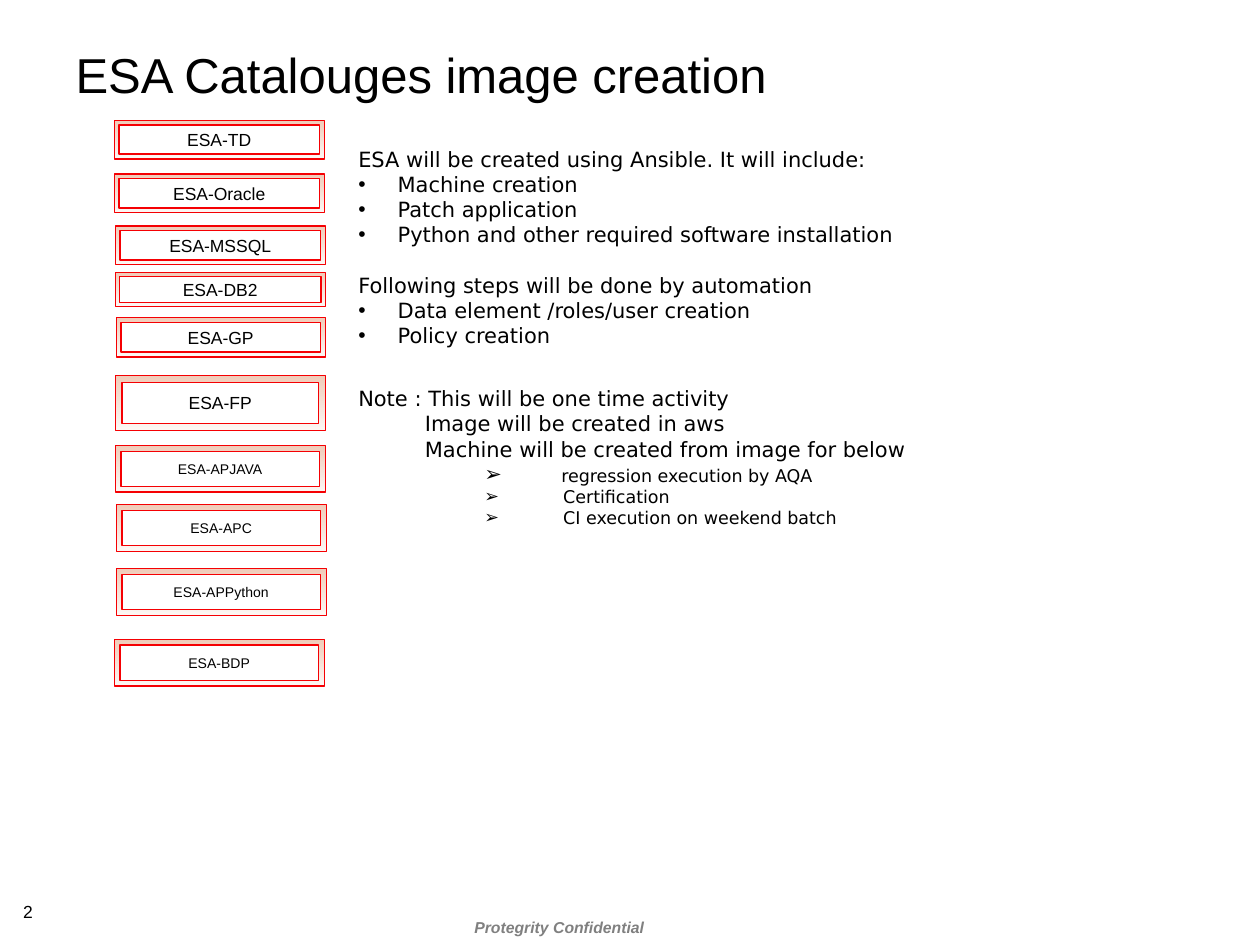
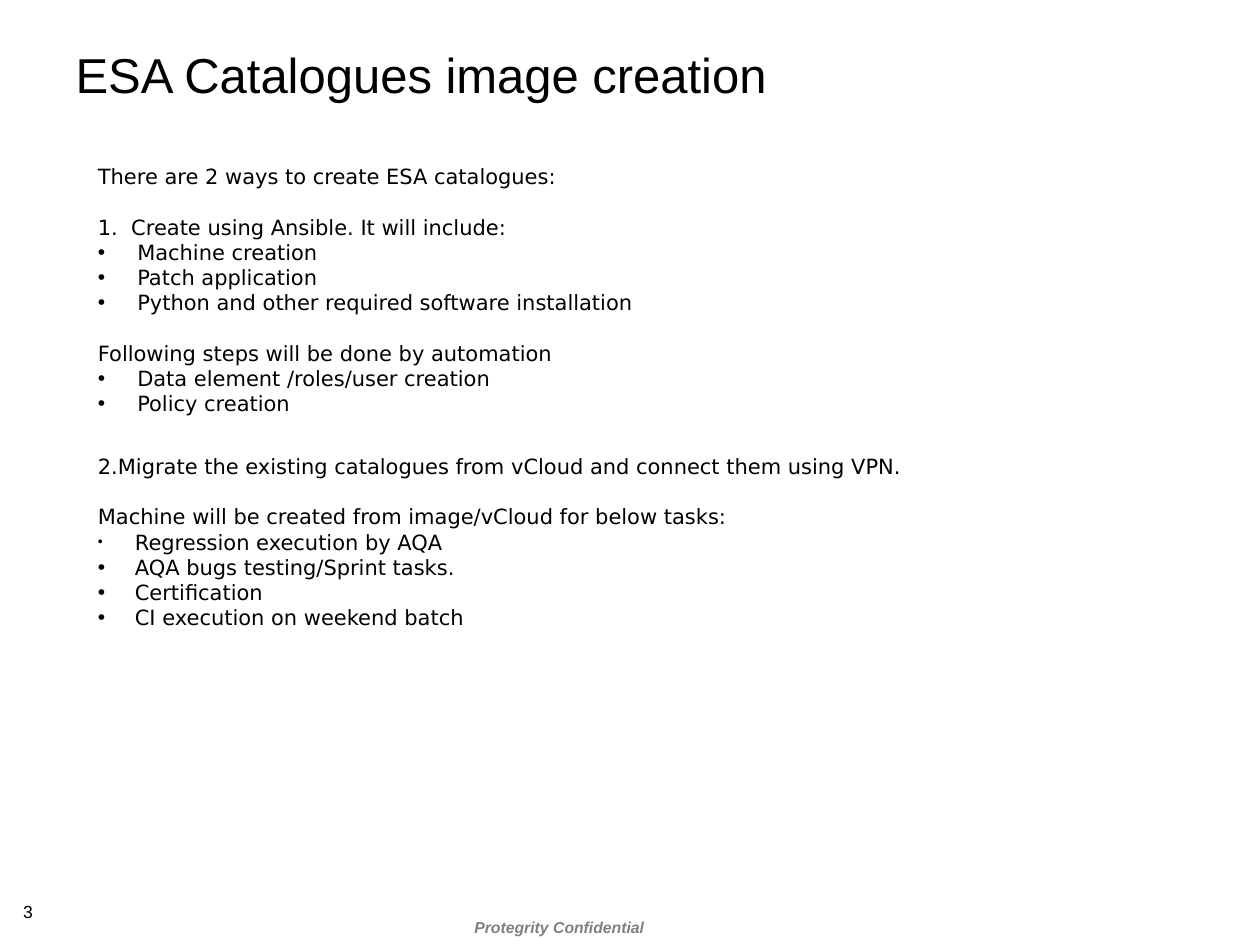
Before and after one commit to nalinigupta04/AQA, a slide deck: slide 3 of AQAFrameworkRestructure.pptx (slide 2 before the commit). Drawn at 1260x945 pixels with LibreOffice and Linux fonts; fonts in the diff are those of the drawing; background and template pictures are left out. Boxes give left, top, right and bottom in pixels: in the first picture for what was removed or moved away, otherwise in the second. Text is boxed around its words. In the diff, an @@ line names an element or a change of style, - is before the commit and + after.

```diff
--- a/AQAFrameworkRestructure.pptx
+++ b/AQAFrameworkRestructure.pptx
@@ title at <box>76,57,766,103</box>: text changed @@
-ESA Catalouges image creation
+ESA Catalogues image creation
@@ frame removed at <box>115,120,325,159</box> @@
-ESA-TD
@@ text "There are 2 ways to ...": place and size @@
-text "There are 2 ways to ..." at <box>358,151,905,525</box>
+text "There are 2 ways to ..." at <box>98,168,900,626</box>
@@ text at <box>98,168,556,240</box>: text changed @@
-ESA will be created using Ansible. It will include:
+There are 2 ways to create ESA catalogues:
+1. Create using Ansible. It will include:
@@ frame removed at <box>115,174,325,213</box> @@
-ESA-Oracle
@@ frame removed at <box>115,226,325,265</box> @@
-ESA-MSSQL
@@ frame removed at <box>115,272,325,306</box> @@
-ESA-DB2
@@ frame removed at <box>116,318,325,357</box> @@
-ESA-GP
@@ frame removed at <box>115,375,325,431</box> @@
-ESA-FP
@@ frame removed at <box>115,445,325,491</box> @@
-ESA-APJAVA
@@ text at <box>98,458,900,580</box>: text changed @@
-Note : This will be one time activity
-Image will be created in aws
-Machine will be created from image for below
-    ➢ regression execution by AQA
+2.Migrate the existing catalogues from vCloud and connect them using VPN.
+Machine will be created from image/vCloud for below tasks:
+• Regression execution by AQA
+• AQA bugs testing/Sprint tasks.
@@ frame removed at <box>116,505,326,552</box> @@
-ESA-APC
@@ frame removed at <box>116,568,326,615</box> @@
-ESA-APPython
@@ text at <box>135,584,463,626</box>: size 10 to 12 pt in "Certification", "CI execution on weekend batch"; bullet ➢ to •; list level 3 to 1 in "Certification"; list level 3 to 1 in "CI execution on weekend batch" @@
@@ frame removed at <box>115,639,325,685</box> @@
-ESA-BDP
@@ page number at <box>23,905,33,918</box>: text changed @@
-2
+3
```
Also in this commit, not shown: 3 other slides changed, 3 slides added.
